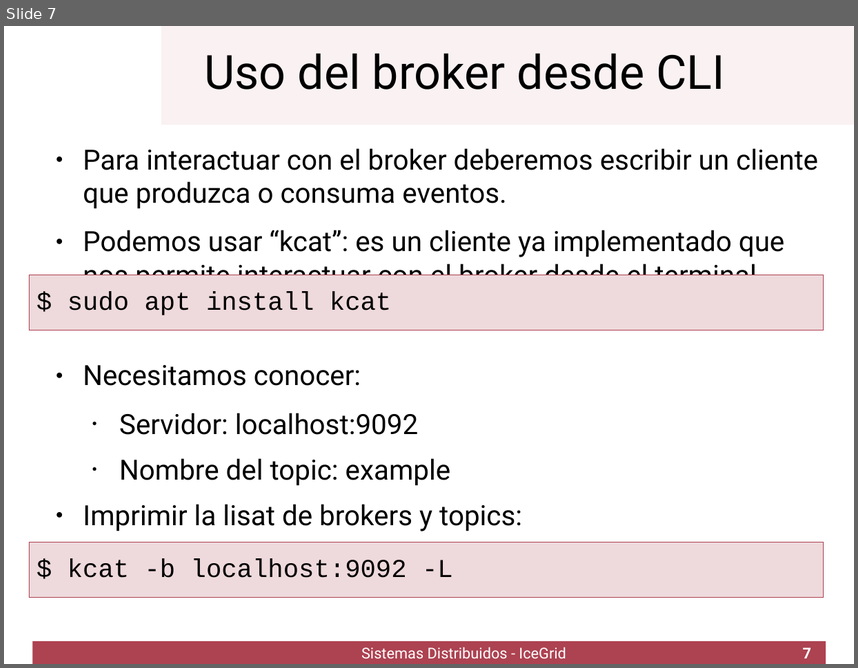
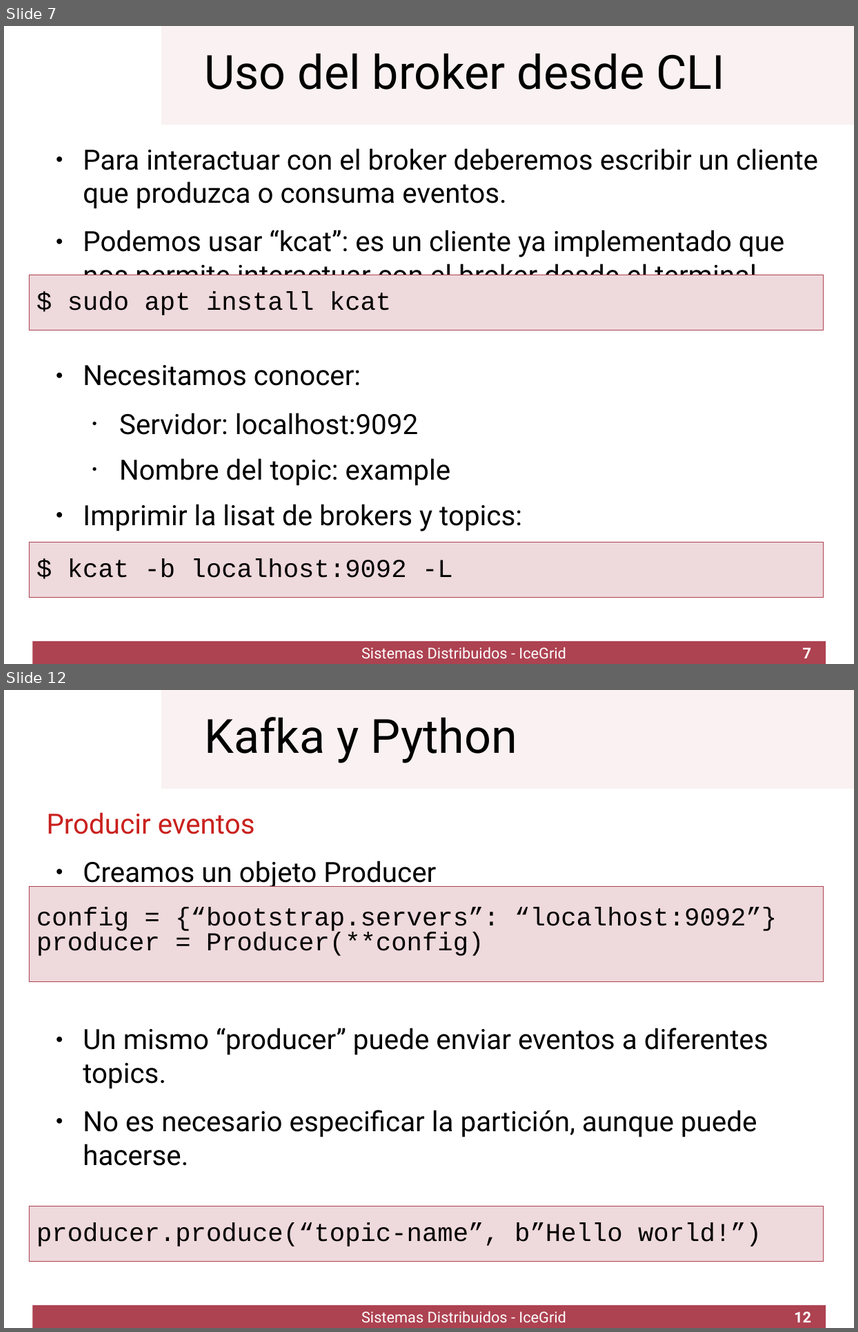
Before and after one commit to UCLM-ESI/ssdd.kafka-lab, a slide deck: kafka1.odp. Shown one above the other, each under a label of ours: slide 7 before the commit, slides 7 and 12 after it; the slides between them are not shown. The pictures are 858x668 and 858x1332 pixels, drawn with LibreOffice and Linux fonts; fonts in the diff are those of the drawing; background and template pictures are left out. Boxes give left, top, right and bottom in pixels: in the first picture for what was removed or moved away, otherwise in the second. Text is boxed around its words. In the diff, an @@ line names an element or a change of style, - is before the commit and + after.

```diff
--- a/kafka1.odp
+++ b/kafka1.odp
@@ slide 12 added at (4, 690, 854, 1328), background #FFFFFF; not listed: 2 template elements that a slide beside it also shows @@
@@ title added at (204, 717, 517, 763), 44 pt, text #000000 @@
+Kafka y Python
@@ text added at (47, 812, 436, 887), 26 pt, text #000000 @@
+Producir eventos
+● Creamos un objeto Producer
@@ title added at (29, 886, 824, 982), fill #EED9DC, outline #AD4251 0 pt, 24 pt, text #000000 @@
+config = {“bootstrap.servers”: “localhost:9092”}
+producer = Producer(**config)
@@ text added at (83, 1027, 769, 1137), 26 pt, text #000000 @@
+● Un mismo “producer” puede enviar eventos a diferentes topics.
+● No es necesario especificar la partición, aunque puede hacerse.
@@ title added at (29, 1206, 824, 1261), fill #EED9DC, outline #AD4251 0 pt, 24 pt, text #000000 @@
+producer.produce(“topic-name”, b”Hello world!”)
@@ text added at (361, 1310, 566, 1322), 14 pt, text #FFFFFF @@
+Sistemas Distribuidos - IceGrid
@@ page number added at (794, 1311, 811, 1322), 14 pt, text #FFFFFF, bold @@
+12
```
Also in this commit, not shown: 2 slides changed, 3 other slides added.
